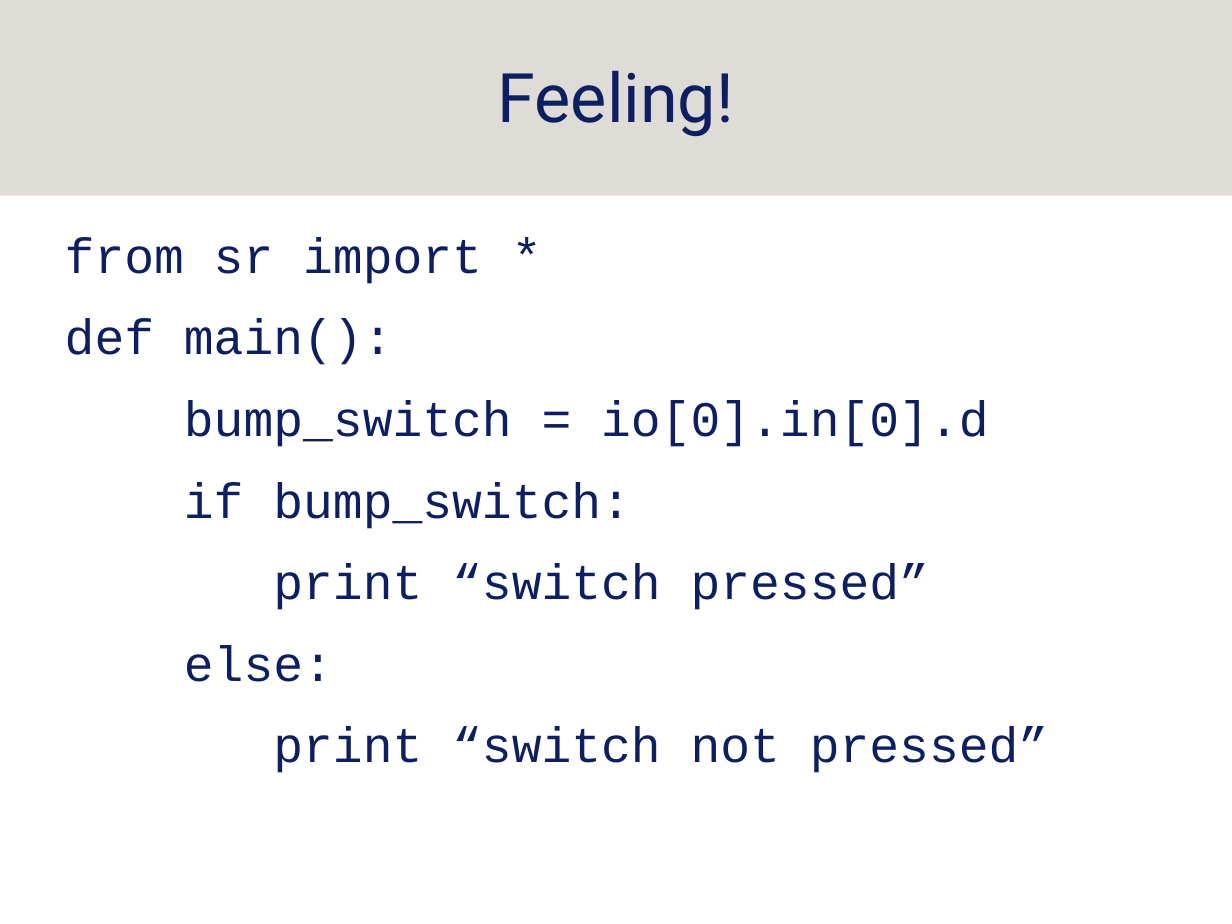
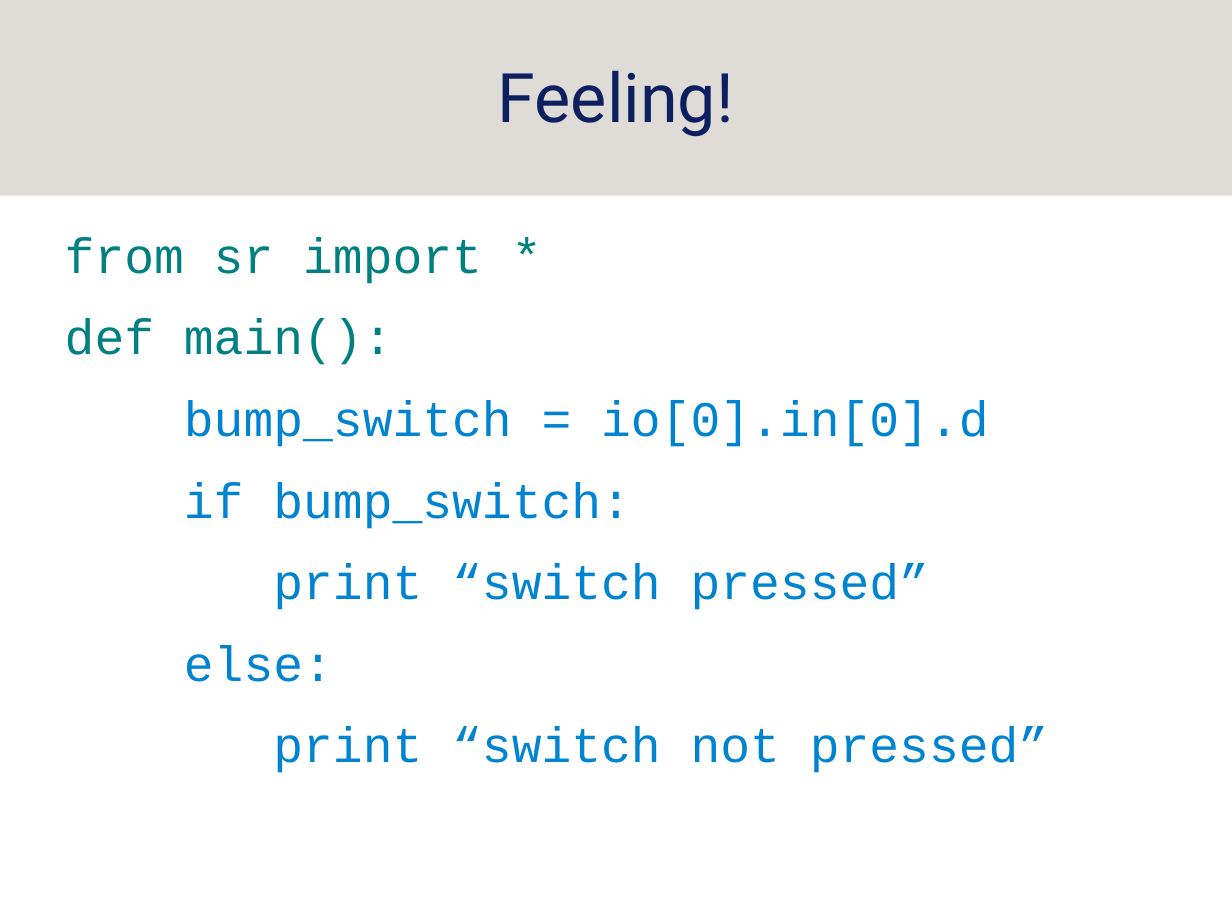
Before and after one commit to srobo-legacy/kickstart-presentations, a slide deck: slide 23 of programming.odp (slide 24 before the commit). Drawn at 1232x924 pixels with LibreOffice and Linux fonts; fonts in the diff are those of the drawing; background and template pictures are left out. Boxes give left, top, right and bottom in pixels: in the first picture for what was removed or moved away, otherwise in the second. Text is boxed around its words. In the diff, an @@ line names an element or a change of style, - is before the commit and + after.

Commit message:
colour code slides that have python on them
done so that I can explain what each bit of python does without having to focus
too much on the actual code

```diff
--- a/programming.odp
+++ b/programming.odp
@@ text "from sr import *" at <box>65,237,1048,773</box>: text colour #0D1F61 to #008080 in "from sr import *", "def main():"; text colour #0D1F61 to #0084D1 in "bump_switch = io[0].in[0].d", "if bump_switch:", "print “switch pressed”", "else:" and 1 more places @@
```
Also in this commit, not shown: 2 other slides changed, 1 slide removed.
